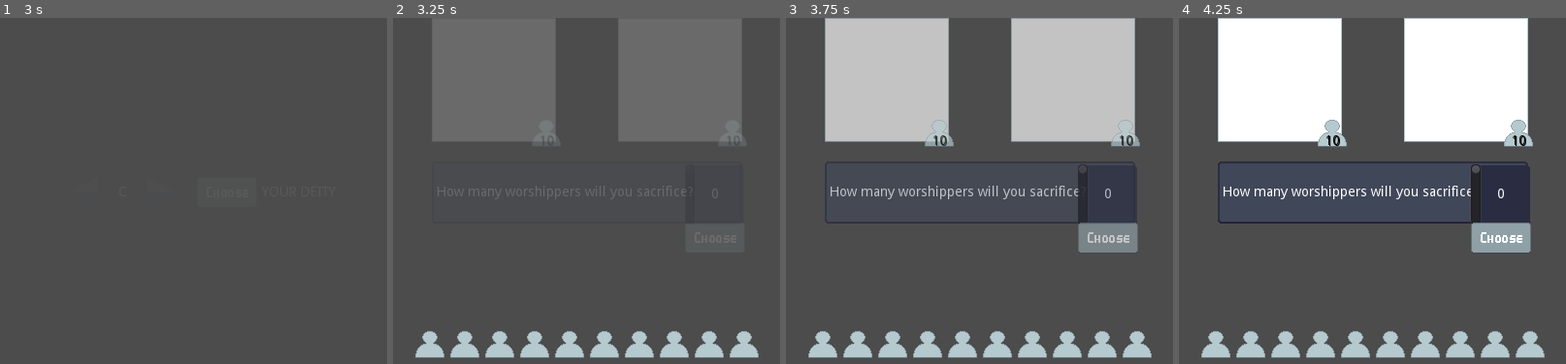
Above: before the commit, frames 1-4 (left to right).
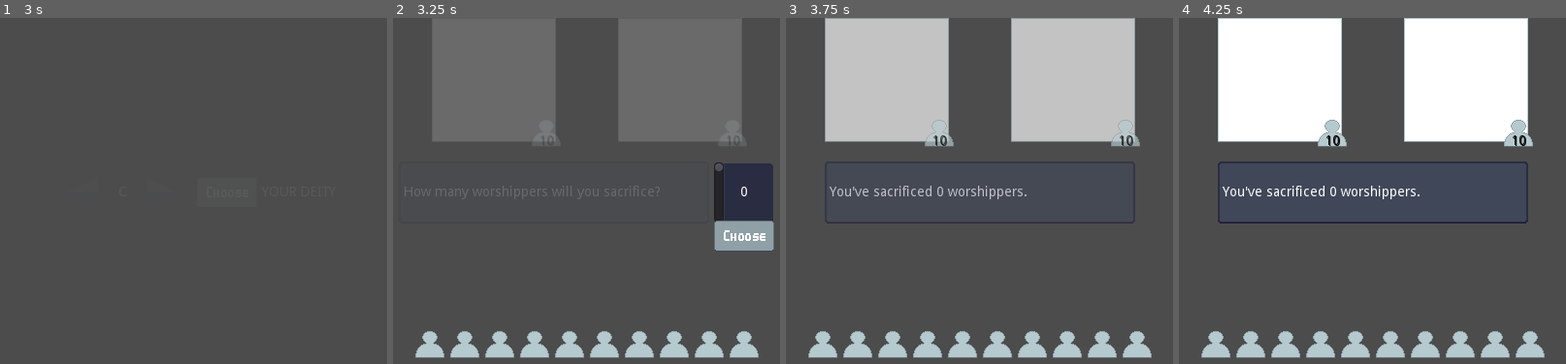
Above: after the commit, the same moments.

Repository: RustyMonky/LudumDare43
Game: Godot game, scene res://scenes/game/game.tscn
Same seed, same stepped clock (60 frames per second), same inputs: the game is played once before the commit and once after it. The project has no main scene, so this scene is started directly.
Inputs (mouse positions are in pixels of both pictures, inside the frame that each line leads up to; where the layout moved, square brackets give the same spot in the first picture):
- Up to frame 1 (3 s): click (81, 191) at 0.5 s; click (162, 191) at 1.25 s; click (228, 191) at 2 s; click (81, 191) at 2.75 s
- Up to frame 2 (3.25 s): no input
- Up to frame 3 (3.75 s): click (1138, 235) [1107, 239] at 3.5 s
- Up to frame 4 (4.25 s): no input

Frame 1 is identical in both runs. In frame 2, 4.2% of the frame differs, in the area x 3-99%, y 41-68%; in frame 3, 2.7%; in frame 4, 4.7%, in the area x 11-91%, y 42-68%.

Commit message:
Rewires up vert scroll with game, implements sacrifice selection and follower icon removal

Diff:
--- a/scenes/game/game.gd
+++ b/scenes/game/game.gd
@@ -5,8 +5,10 @@
 onready var deityHbox = $ui/uiContainer/deityHbox
 onready var followerHbox = $ui/uiContainer/followerHbox
 onready var playerDeityPanel = $ui/uiContainer/deityHbox/playerDeityPanel
-onready var textInterface = $ui/uiContainer/textInterface
+onready var textHbox = $ui/uiContainer/textHbox
+onready var textInterface = $ui/uiContainer/textHbox/textInterface
 onready var tween = $tween
+onready var uiContainer = $ui/uiContainer
 
 var followerIcon = load("res://assets/sprites/ui/icons/follower.png")
 
@@ -26,7 +28,22 @@
 
 	textInterface.setText("How many worshippers will you sacrifice?")
 
+	var vertScroll = load("res://ui/vertScroll/vertScroll.tscn").instance()
+	vertScroll.connect("tree_exited", self, "_on_vertScroll_tree_exited")
+	textHbox.add_child(vertScroll)
+
 	for i in range(gameData.playerFollowerCount):
 		var follower = TextureRect.new()
 		follower.texture = followerIcon
 		followerHbox.add_child(follower)
+
+# Called when a sacrifice count is selected and the vertical scroll has exited the tree
+func _on_vertScroll_tree_exited():
+	# Reset the vertical scroll value
+	gameData.playerFollowerCount -= gameData.playerSacrificeCount
+
+	# Update text
+	textInterface.setText("You've sacrificed " + String(gameData.playerSacrificeCount) + " worshippers.")
+
+	for i in range(gameData.playerSacrificeCount):
+		followerHbox.get_children()[i].queue_free()
--- a/scenes/game/game.tscn
+++ b/scenes/game/game.tscn
@@ -6,7 +6,7 @@
 [ext_resource path="res://ui/textInterface/textInterface.tscn" type="PackedScene" id=4]
 [ext_resource path="res://ui/carousel/carousel.tscn" type="PackedScene" id=5]
 
-[node name="game" type="Node2D"]
+[node name="game" type="Node2D" index="0"]
 
 script = ExtResource( 1 )
 
@@ -73,9 +73,34 @@
 margin_right = 480.0
 margin_bottom = 128.0
 
-[node name="textInterface" parent="ui/uiContainer" index="1" instance=ExtResource( 4 )]
+[node name="textHbox" type="HBoxContainer" parent="ui/uiContainer" index="1"]
+
+editor/display_folded = true
+anchor_left = 0.0
+anchor_top = 0.5
+anchor_right = 1.0
+anchor_bottom = 0.5
+margin_top = -32.0
+margin_bottom = 32.0
+rect_pivot_offset = Vector2( 0, 0 )
+rect_clip_content = false
+mouse_filter = 1
+mouse_default_cursor_shape = 0
+size_flags_horizontal = 1
+size_flags_vertical = 1
+alignment = 1
+
+[node name="textInterface" parent="ui/uiContainer/textHbox" index="0" instance=ExtResource( 4 )]
 
 modulate = Color( 1, 1, 1, 0 )
+anchor_left = 0.0
+anchor_top = 0.0
+anchor_right = 0.0
+anchor_bottom = 0.0
+margin_left = 160.0
+margin_top = 0.0
+margin_right = 480.0
+margin_bottom = 64.0
 _sections_unfolded = [ "Rect", "Visibility" ]
 
 [node name="carousel" parent="ui/uiContainer" index="2" instance=ExtResource( 5 )]
--- a/ui/textInterface/textInterface.gd
+++ b/ui/textInterface/textInterface.gd
@@ -1,7 +1,6 @@
 extends CenterContainer
 
 onready var label = $patch/patchMargins/label
-onready var vertScroll = $patch/vertScroll
 
 func _ready():
 	pass
--- a/ui/textInterface/textInterface.tscn
+++ b/ui/textInterface/textInterface.tscn
@@ -1,10 +1,9 @@
-[gd_scene load_steps=4 format=2]
+[gd_scene load_steps=3 format=2]
 
 [ext_resource path="res://ui/textInterface/textInterface.gd" type="Script" id=1]
 [ext_resource path="res://assets/sprites/ui/panels/text-patch.png" type="Texture" id=2]
-[ext_resource path="res://ui/vertScroll/vertScroll.tscn" type="PackedScene" id=3]
 
-[node name="textInterface" type="CenterContainer" index="0"]
+[node name="textInterface" type="CenterContainer"]
 
 anchor_left = 0.5
 anchor_top = 0.5
@@ -87,17 +86,3 @@
 lines_skipped = 0
 max_lines_visible = -1
 _sections_unfolded = [ "Margin", "Rect" ]
-
-[node name="vertScroll" parent="patch" index="1" instance=ExtResource( 3 )]
-
-anchor_left = 0.0
-anchor_top = 0.0
-anchor_right = 0.0
-anchor_bottom = 0.0
-margin_left = 260.0
-margin_top = 2.0
-margin_right = 324.0
-margin_bottom = 66.0
-rect_min_size = Vector2( 54, 54 )
-stretch_mode = 5
-_sections_unfolded = [ "Anchor", "Margin", "Rect", "Theme" ]
--- a/ui/vertScroll/vertScroll.gd
+++ b/ui/vertScroll/vertScroll.gd
@@ -28,8 +28,8 @@
 # Sets the number of followers to sacrifice
 func _on_submit_pressed():
 	gameData.playerSacrificeCount = scrollBar.value
-	print(gameData.playerSacrificeCount)
 
 # Disables the button
 func _on_submit_button_up():
 	submit.disabled = true
+	self.queue_free()
